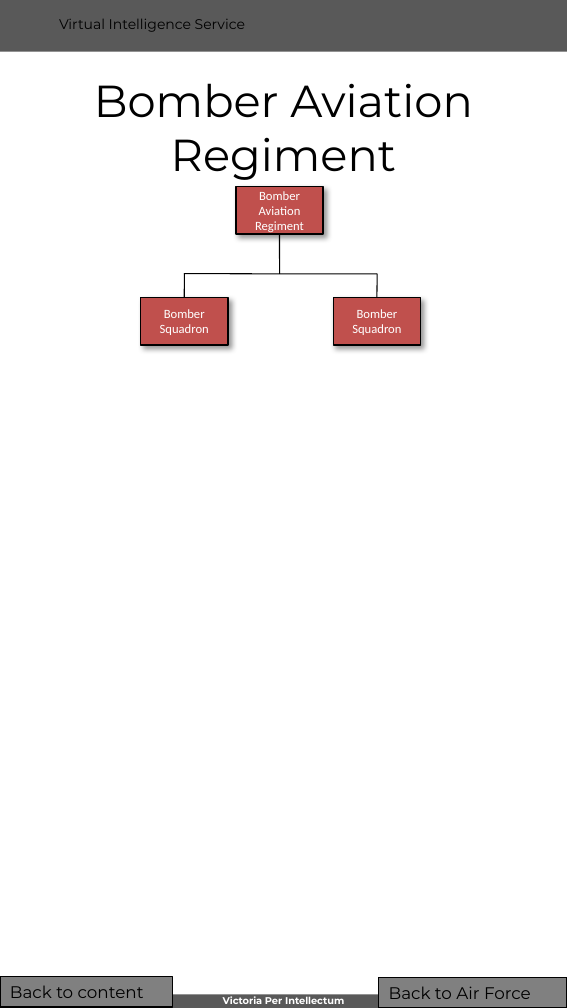
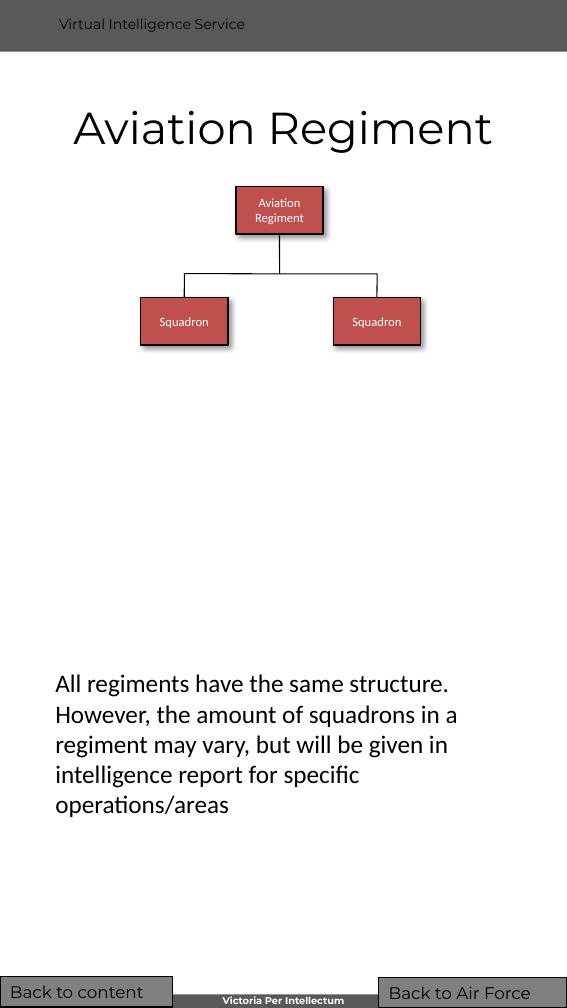
Before and after one commit to 132nd-vWing/VIS, a slide deck: slide 11 of BASIC/WIP/VIS Generic_Order_of_Battle - Air Forces.pptx. Drawn at 567x1008 pixels with LibreOffice and Linux fonts; fonts in the diff are those of the drawing; background and template pictures are left out. Boxes give left, top, right and bottom in pixels: in the first picture for what was removed or moved away, otherwise in the second. Text is boxed around its words. In the diff, an @@ line names an element or a change of style, - is before the commit and + after.

Commit message:
chg: Updated Basic intelligence reports

```diff
--- a/BASIC/WIP/VIS Generic_Order_of_Battle - Air Forces.pptx
+++ b/BASIC/WIP/VIS Generic_Order_of_Battle - Air Forces.pptx
@@ title at [73, 110, 493, 153]: text changed @@
-Bomber Aviation Regiment
+Aviation Regiment
@@ text in rectangle at [255, 198, 304, 224]: text changed @@
-Bomber Aviation Regiment
+Aviation Regiment
@@ text in rectangle at [164, 309, 205, 318]: paragraph removed @@
-Bomber
@@ text in rectangle at [357, 309, 398, 318]: paragraph removed @@
-Bomber
@@ text added at [55, 674, 458, 817], 18 pt, text #000000 @@
+All regiments have the same structure. However, the amount of squadrons in a regiment may vary, but will be given in intelligence report for specific operations/areas
```
Also in this commit, not shown: 8 other slides changed, 10 slides removed, 14 other files.
